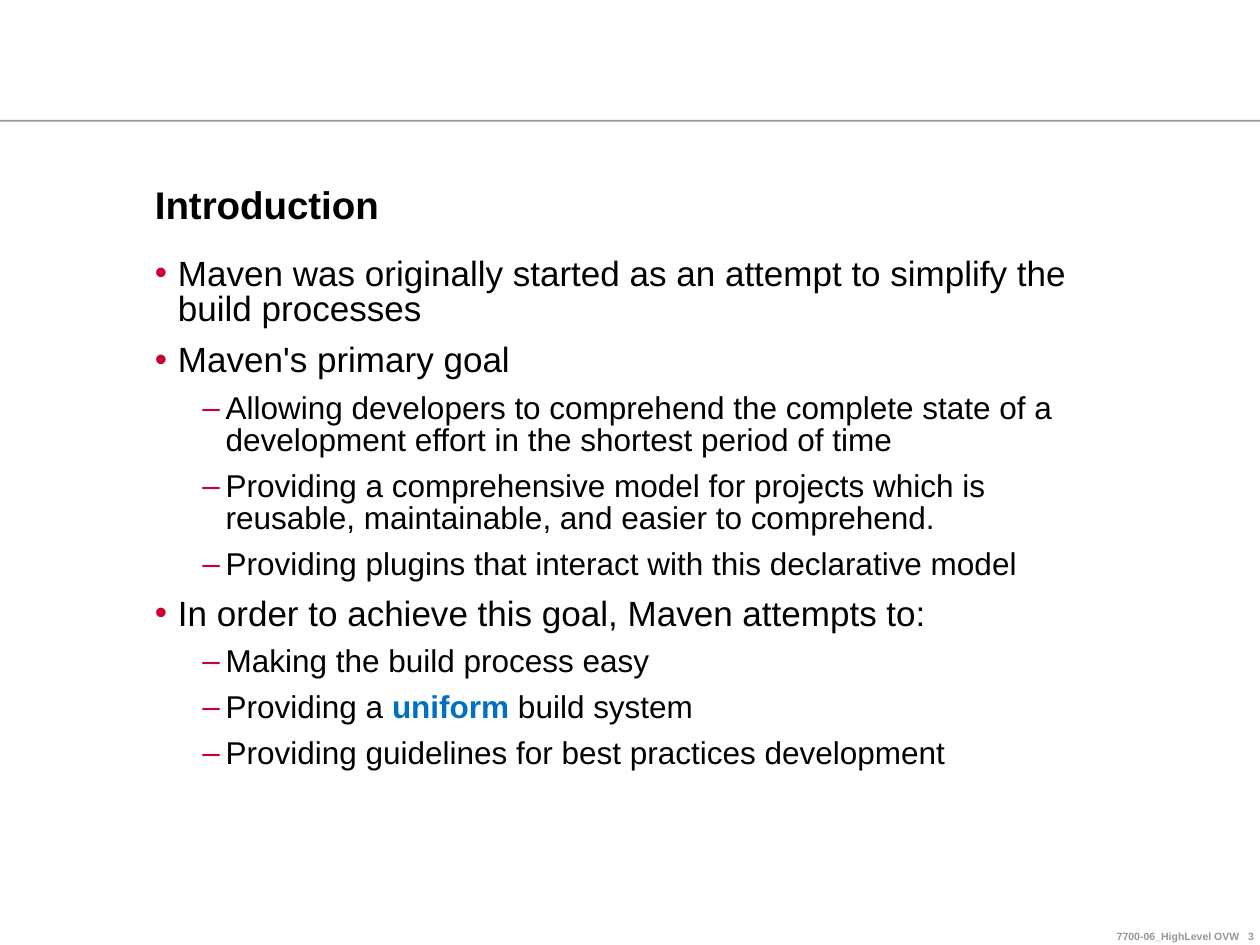
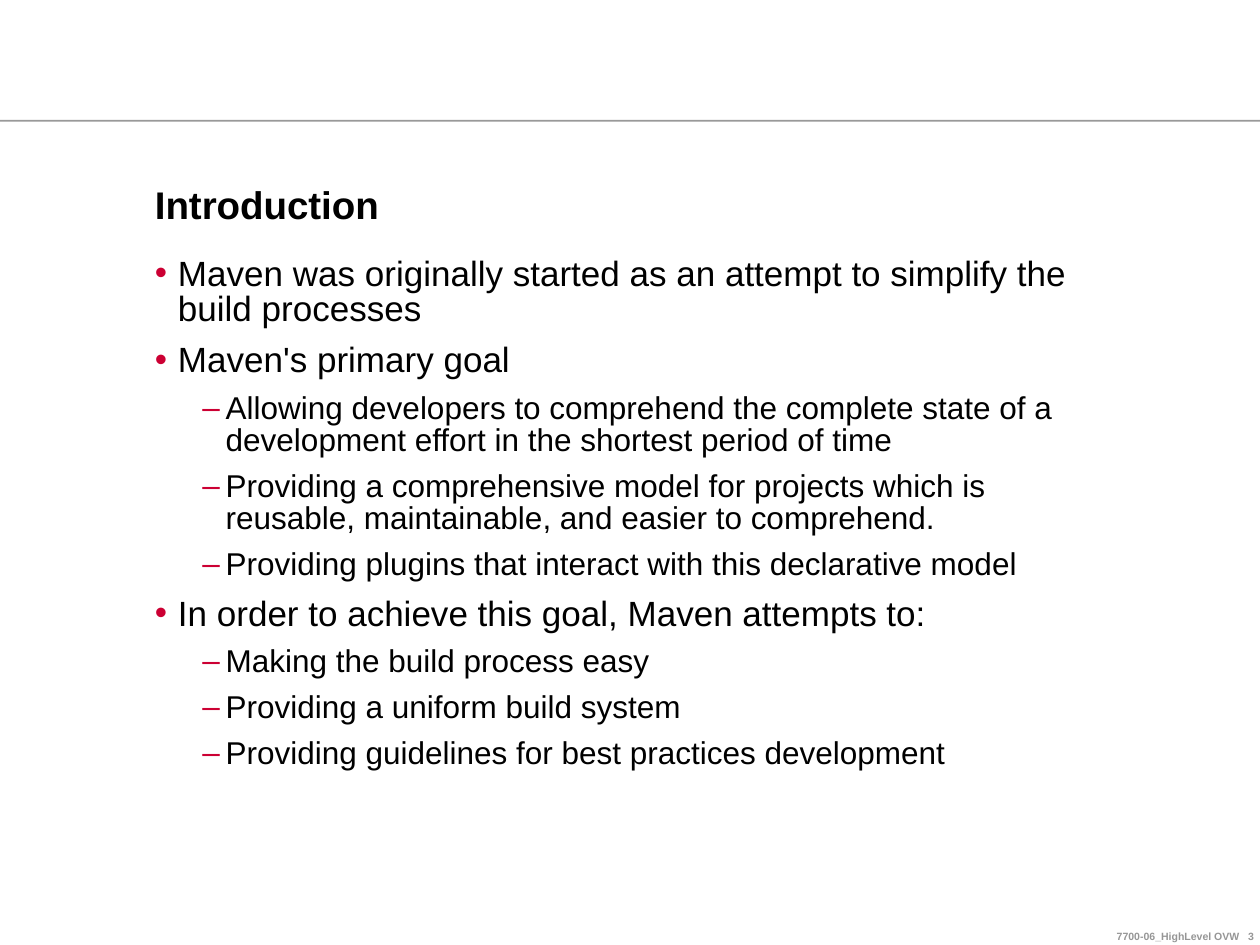
Before and after one commit to ndlongit/longnd-data, a slide deck: slide 3 of Document/Tutorial/Maven for Beginners.ppt. Drawn at 1260x945 pixels with LibreOffice and Linux fonts; fonts in the diff are those of the drawing; background and template pictures are left out. Boxes give left, top, right and bottom in pixels: in the first picture for what was removed or moved away, otherwise in the second. Text is boxed around its words. In the diff, an @@ line names an element or a change of style, - is before the commit and + after.

```diff
--- a/Document/Tutorial/Maven for Beginners.ppt
+++ b/Document/Tutorial/Maven for Beginners.ppt
@@ text at (x1=226, y1=695, x2=681, y2=724): text colour #0070C0 to #000000, bold off in "uniform" @@
```
Also in this commit, not shown: 13 other slides changed.
